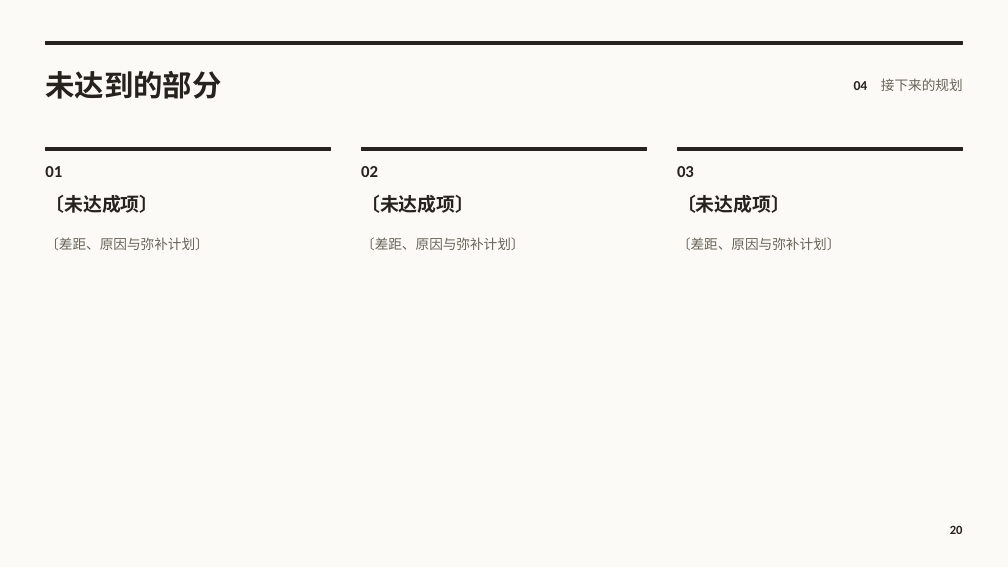
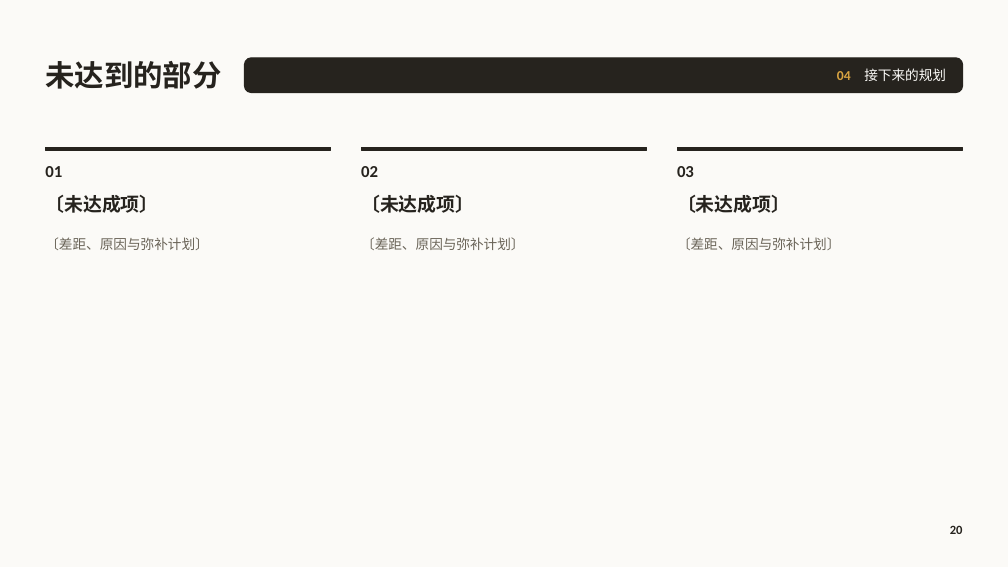
Before and after one commit to cyx3705/0000-000-Template, a slide deck: slide 20 of Unused/b-Office/项目报告.pptx. Drawn at 1008x567 pixels with LibreOffice and Linux fonts; fonts in the diff are those of the drawing; background and template pictures are left out. Boxes give left, top, right and bottom in pixels: in the first picture for what was removed or moved away, otherwise in the second. Text is boxed around its words. In the diff, an @@ line names an element or a change of style, - is before the commit and + after.

```diff
--- a/Unused/b-Office/项目报告.pptx
+++ b/Unused/b-Office/项目报告.pptx
@@ text "未达到的部分": place and size @@
-text "未达到的部分" at (45,71,221,99)
+text "未达到的部分" at (45,61,221,89)
@@ rectangle removed at (45,42,963,45) @@
@@ text "04 接下来的规划": place and size @@
-text "04 接下来的规划" at (854,78,963,91)
+text "04 接下来的规划" at (837,68,946,81)
@@ text "04 接下来的规划" at (837,68,946,81): text colour #26231E to #D9A441 in "04"; text colour #6A6458 to #FBFAF7 in "接下来的规划" @@
@@ rounded rectangle added at (244,58,963,93), fill #26231E, outline #26231E 1 pt @@
```
Also in this commit, not shown: 16 other slides changed, 2 other files.
